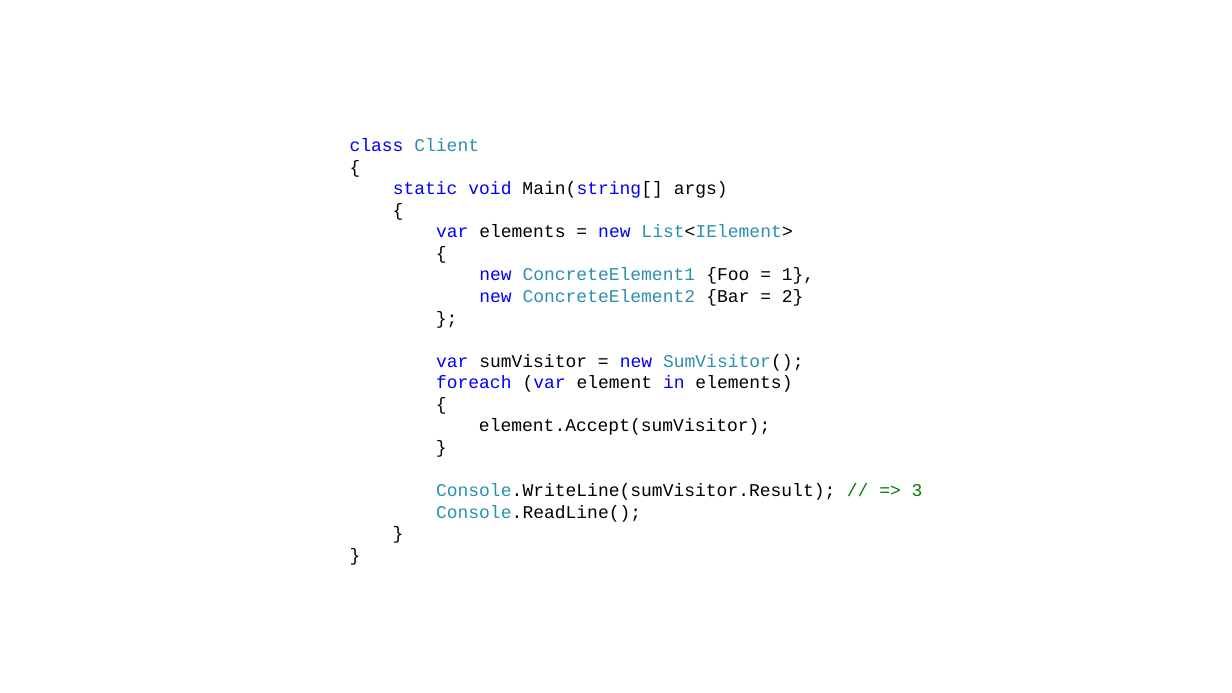
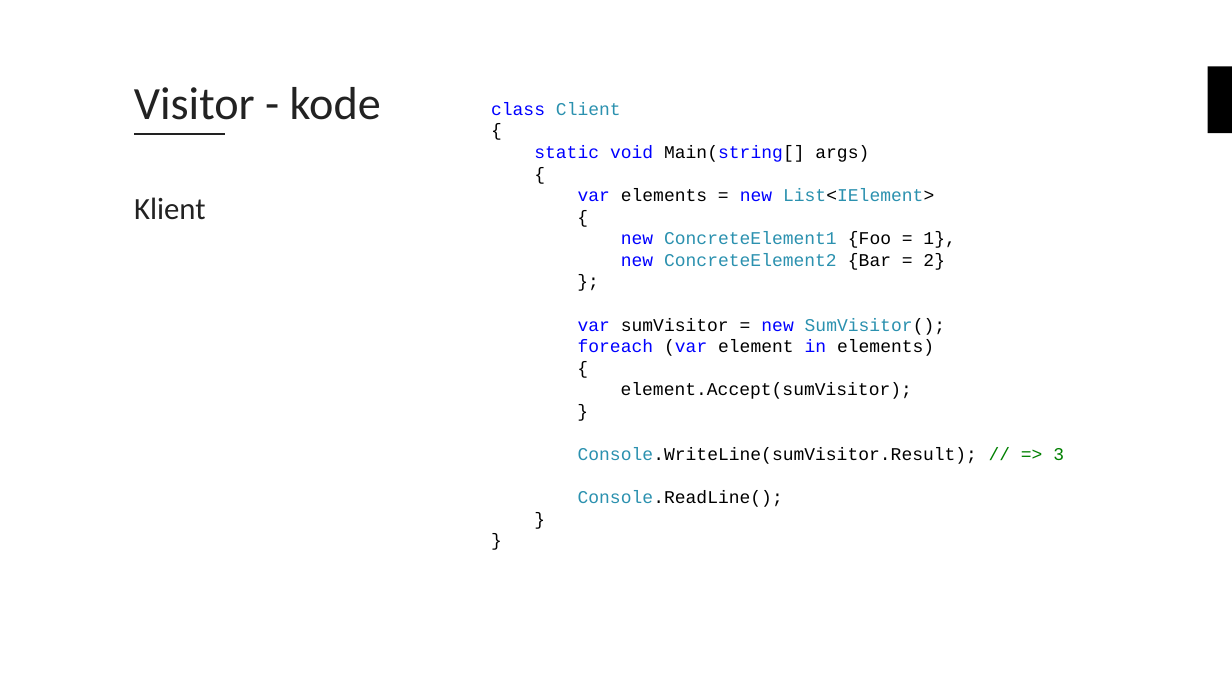
Before and after one commit to bouvet/VisitorAndStrategyPattern, a slide deck: slide 6 of Presentasjon.pptx. Drawn at 1232x693 pixels with LibreOffice and Linux fonts; fonts in the diff are those of the drawing; background and template pictures are left out. Boxes give left, top, right and bottom in pixels: in the first picture for what was removed or moved away, otherwise in the second. Text is boxed around its words. In the diff, an @@ line names an element or a change of style, - is before the commit and + after.

```diff
--- a/Presentasjon.pptx
+++ b/Presentasjon.pptx
@@ title added at bbox=[134, 87, 381, 120], 36 pt, text #222222 @@
+Visitor - kode
@@ rectangle added at bbox=[1208, 67, 1232, 133], fill #000000 @@
@@ text "class Client" rewrapped from bbox=[350, 139, 923, 522] to bbox=[491, 102, 1064, 507] @@
@@ line added from (134, 134) to (226, 134), #222222 2 pt @@
@@ text added at bbox=[134, 197, 206, 220], 24 pt, text #222222 @@
+Klient
```
Also in this commit, not shown: 5 other slides changed, 1 slide added, 1 slide removed.
